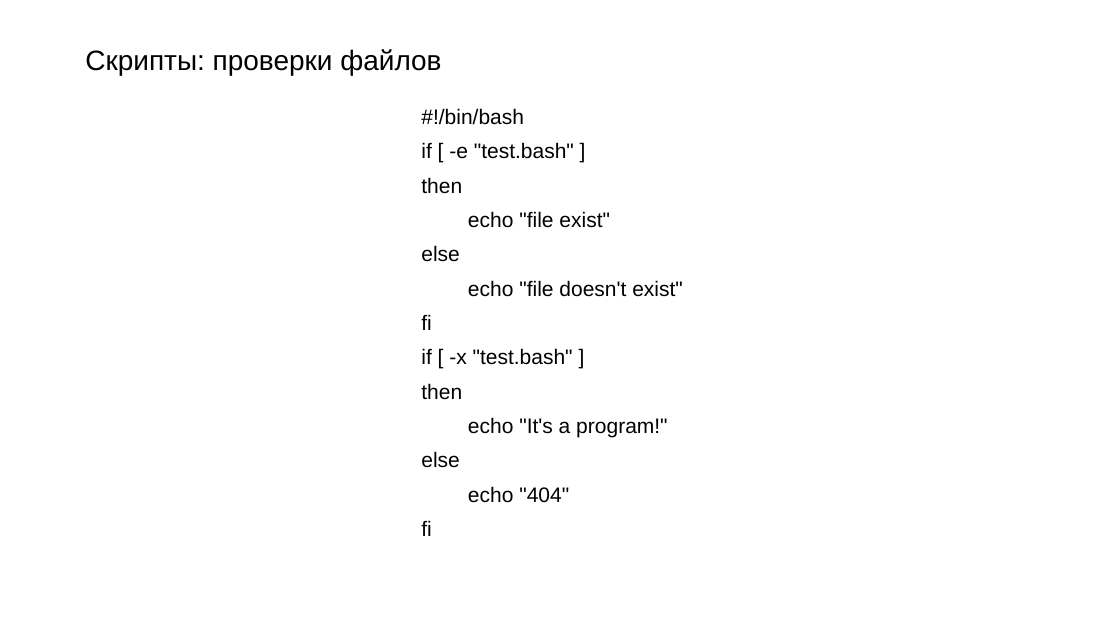
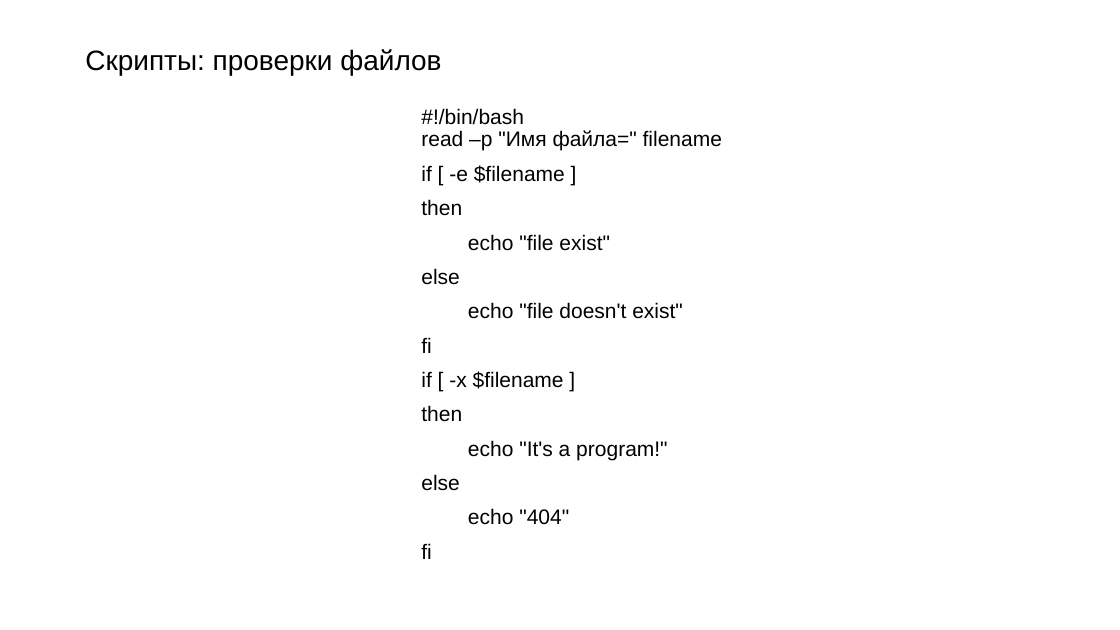
Before and after one commit to Rudeigin/OI, a slide deck: slide 23 of 2 лекция/ОИ bash.pptx (slide 26 before the commit). Drawn at 1120x630 pixels with LibreOffice and Linux fonts; fonts in the diff are those of the drawing. Boxes give left, top, right and bottom in pixels: in the first picture for what was removed or moved away, otherwise in the second. Text is boxed around its words. In the diff, an @@ line names an element or a change of style, - is before the commit and + after.

Commit message:
up bash

```diff
--- a/2 лекция/ОИ bash.pptx
+++ b/2 лекция/ОИ bash.pptx
@@ text at [421,108,722,183]: text changed @@
-#!/bin/bash
-if [ -e "test.bash" ]
+#!/bin/bash
+read –p "Имя файла=" filename
+if [ -e $filename ]
@@ text at [421,371,564,389]: text changed @@
-if [ -x "test.bash" ]
+if [ -x $filename ]
```
Also in this commit, not shown: 19 slides removed, 2 other files.
